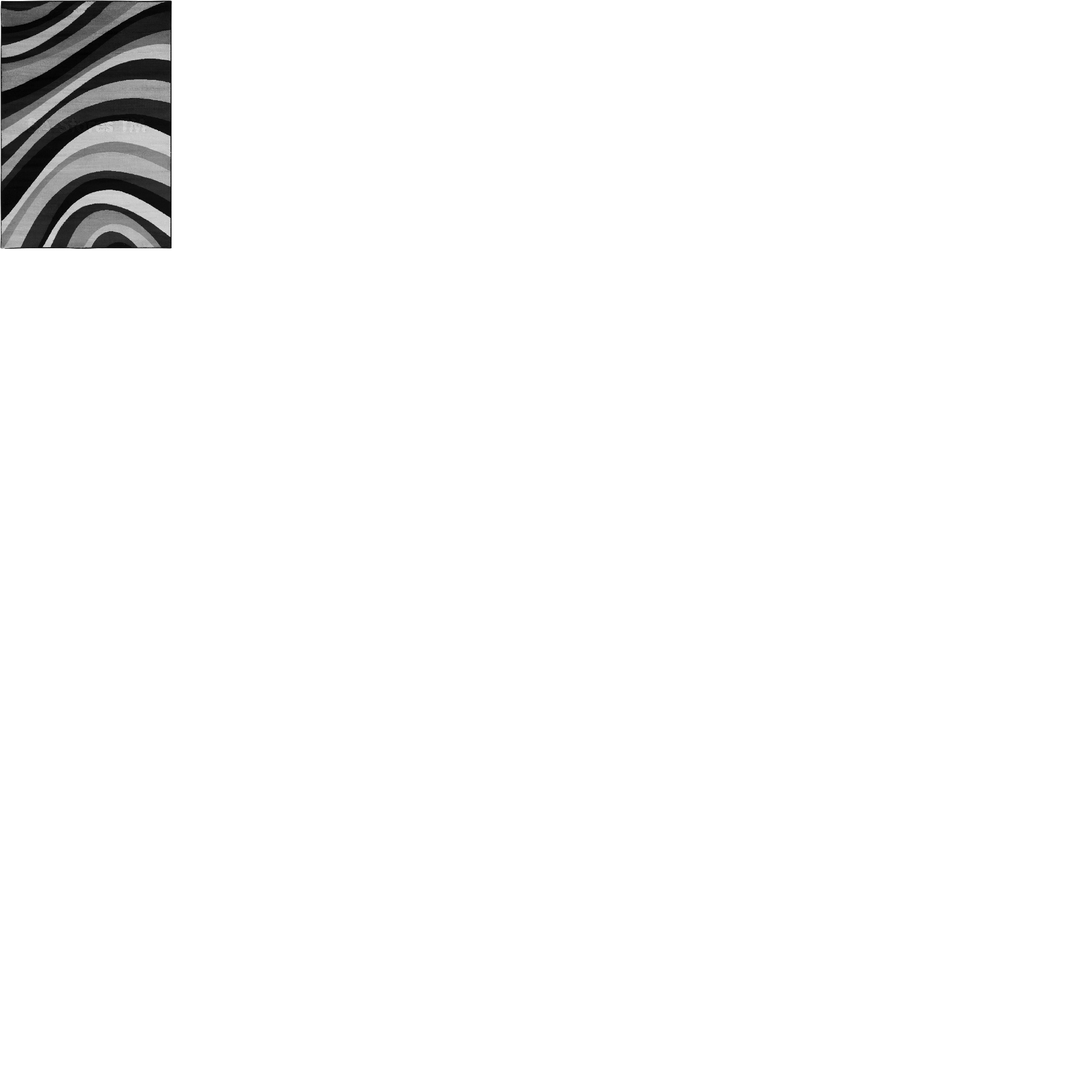
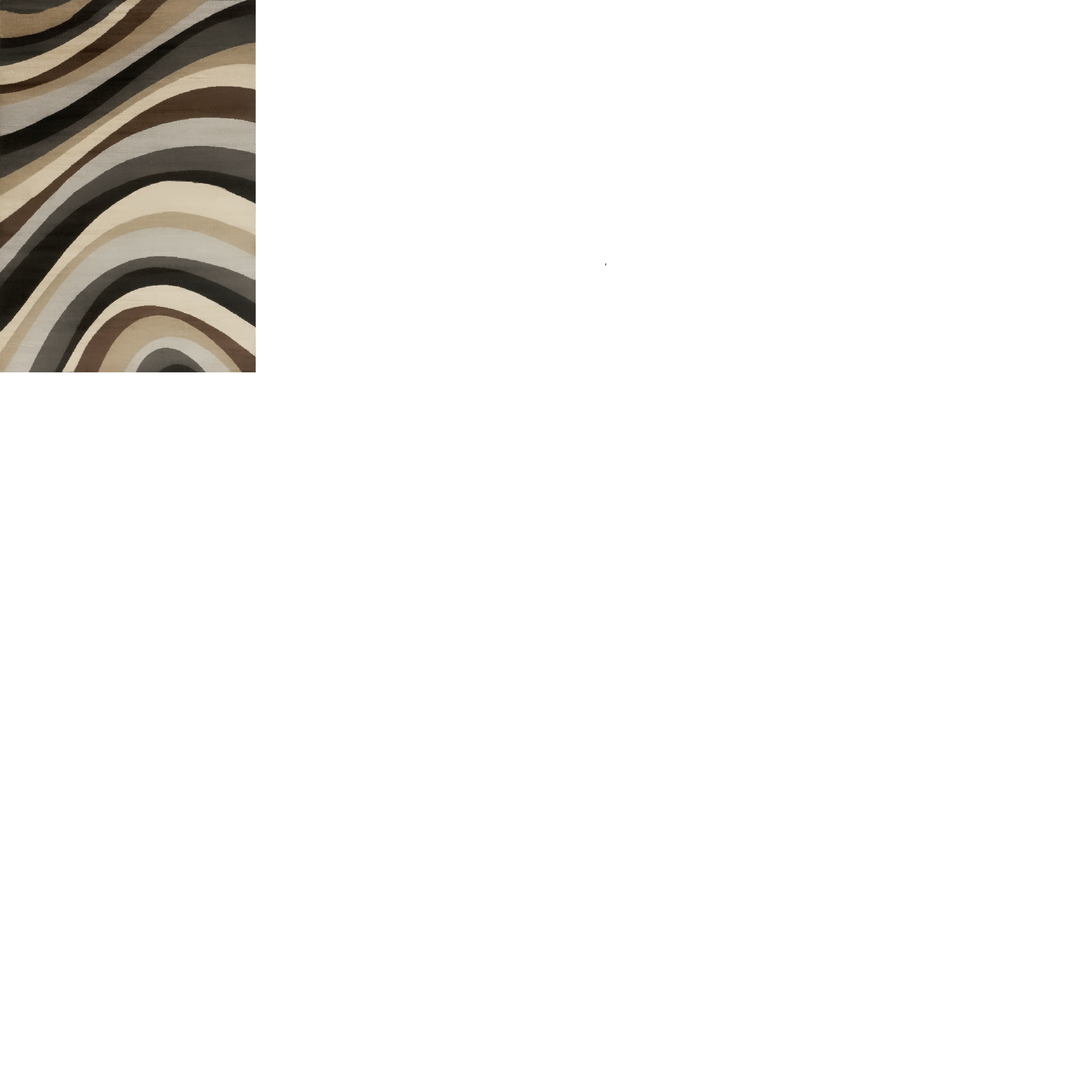
Layered file, before and after one edit (1091×1091). Changes by layer:
added layer "Layer 2" above "Layer 3" over [0, 0, 256, 373]
painted on "Layer 1" over [0, 0, 608, 266]
